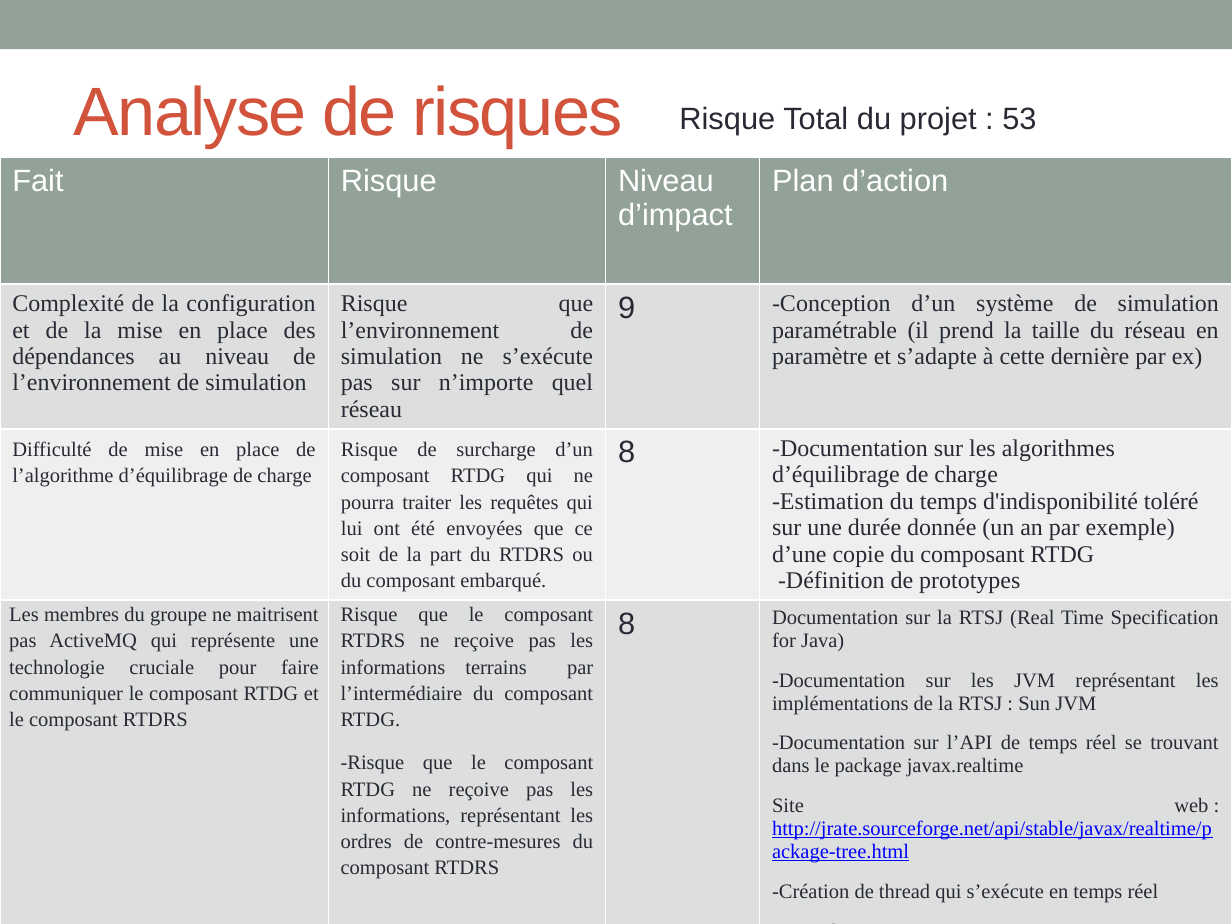
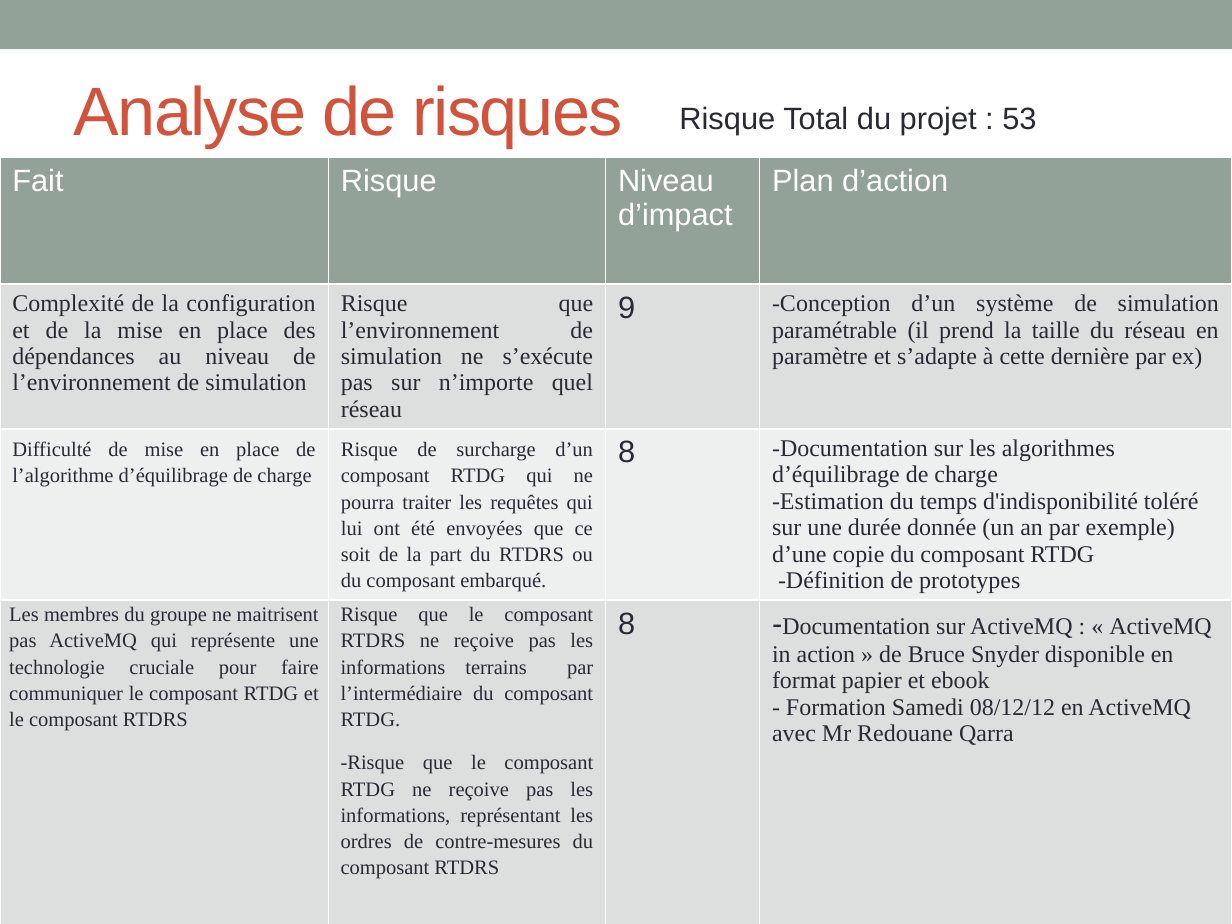
Before and after one commit to Timbobhe/fatal-pds-val, a slide deck: slide 13 of Appli/Méthodologie/Général/Copil/Copil 1/VAL.pptx. Drawn at 1232x924 pixels with LibreOffice and Linux fonts; fonts in the diff are those of the drawing. Boxes give left, top, right and bottom in pixels: in the first picture for what was removed or moved away, otherwise in the second. Text is boxed around its words. In the diff, an @@ line names an element or a change of style, - is before the commit and + after.

```diff
--- a/Appli/Méthodologie/Général/Copil/Copil 1/VAL.pptx
+++ b/Appli/Méthodologie/Général/Copil/Copil 1/VAL.pptx
@@ table at box(0, 158, 1232, 924) @@
-row 4, column 4: Documentation sur la RTSJ (Real Time Specification for Java) / -Documentation sur les JVM représentant les implémentations de la RTSJ : Sun JVM / -Documentation sur l’API de temps réel se trouvant dans le package javax.realtime / Site web : http://jrate.sourceforge.net/api/stable/javax/realtime/package-tree.html / -Création de thread qui s’exécute en temps réel / Tutoriel : http://www.infres.enst.fr/~domas/TPJavaRTS.html
+row 4, column 4: -Documentation sur ActiveMQ : « ActiveMQ in action » de Bruce Snyder disponible en format papier et ebook / - Formation Samedi 08/12/12 en ActiveMQ avec Mr Redouane Qarra
```
